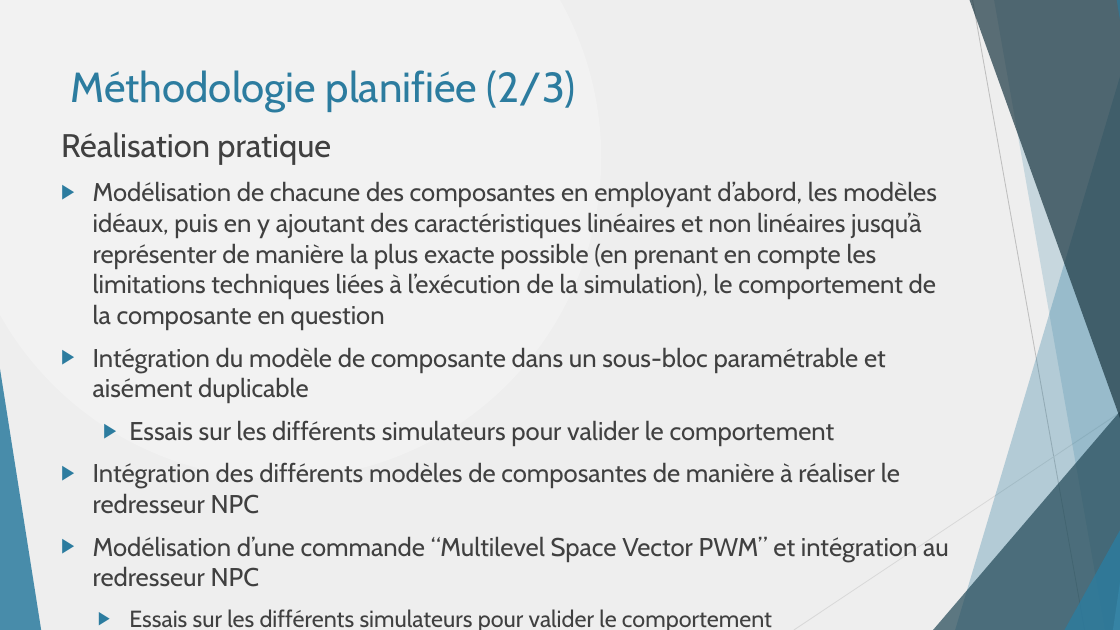
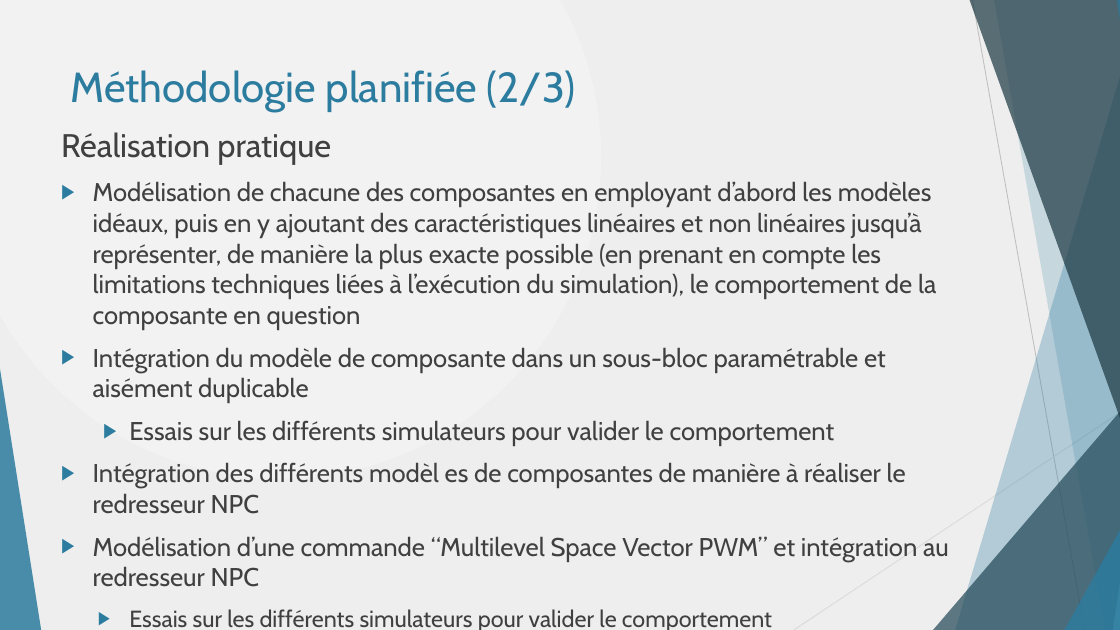
Before and after one commit to danthib76/DesignIV, a slide deck: slide 14 of Remise/Remise 1/Presentation_Remise_1.pptx (slide 7 before the commit). Drawn at 1120x630 pixels with LibreOffice and Linux fonts; fonts in the diff are those of the drawing. Boxes give left, top, right and bottom in pixels: in the first picture for what was removed or moved away, otherwise in the second. Text is boxed around its words. In the diff, an @@ line names an element or a change of style, - is before the commit and + after.

```diff
--- a/Remise/Remise 1/Presentation_Remise_1.pptx
+++ b/Remise/Remise 1/Presentation_Remise_1.pptx
@@ text at box(93, 181, 936, 330): text changed @@
-▶ Modélisation de chacune des composantes en employant d’abord, les modèles idéaux, puis en y ajoutant des caractéristiques linéaires et non linéaires jusqu’à représenter de manière la plus exacte possible (en prenant en compte les limitations techniques liées à l’exécution de la simulation), le comportement de la composante en question
+▶ Modélisation de chacune des composantes en employant d’abord les modèles idéaux, puis en y ajoutant des caractéristiques linéaires et non linéaires jusqu’à représenter, de manière la plus exacte possible (en prenant en compte les limitations techniques liées à l’exécution du simulation), le comportement de la composante en question
@@ text at box(93, 462, 906, 514): spaces changed @@
-▶ Intégration des différents modèles de composantes de manière à réaliser le redresseur NPC
+▶ Intégration des différents modèl es de composantes de manière à réaliser le redresseur NPC
```
Also in this commit, not shown: 8 other slides changed, 8 slides added, 6 slides removed.
